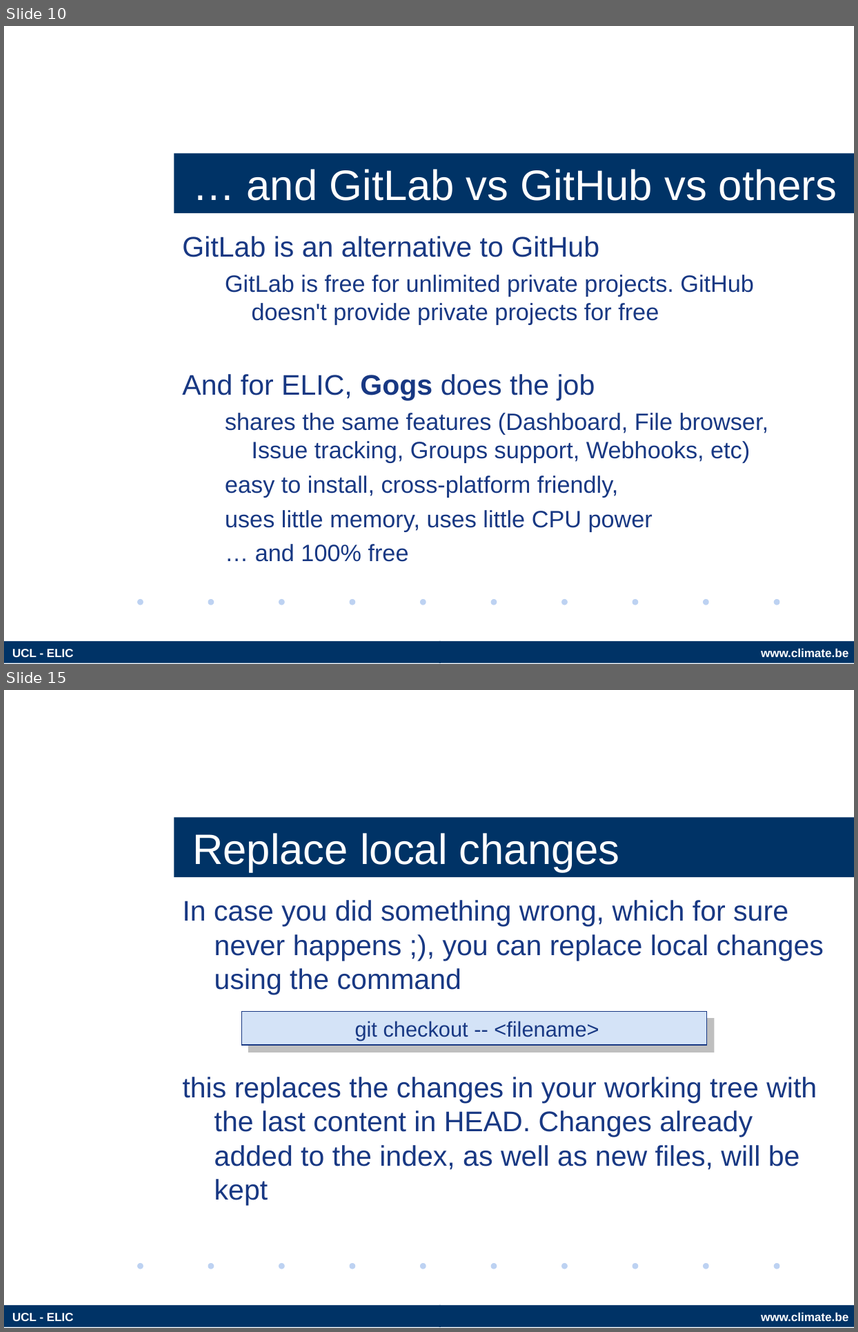
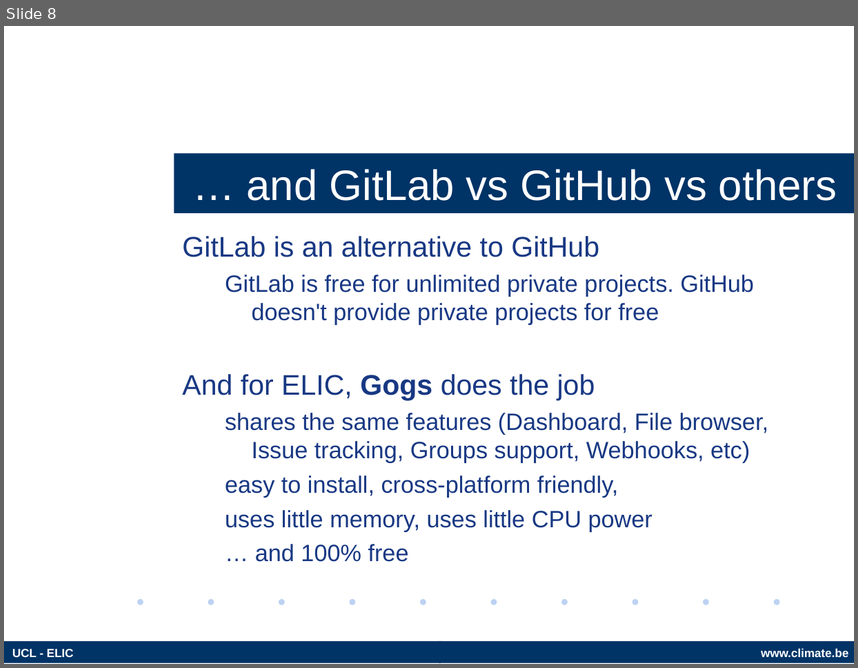
Before and after one commit to fmassonn/Git_Training, a slide deck: slides/Git.odp. Shown one above the other, each under a label of ours: slides 10 and 15 before the commit, slide 8 after it; the slides between them are not shown. The pictures are 858x1332 and 858x668 pixels, drawn with LibreOffice and Linux fonts; fonts in the diff are those of the drawing; background and template pictures are left out. Boxes give left, top, right and bottom in pixels: in the first picture for what was removed or moved away, otherwise in the second. Text is boxed around its words. In the diff, an @@ line names an element or a change of style, - is before the commit and + after.

```diff
--- a/slides/Git.odp
+++ b/slides/Git.odp
@@ slide 15 removed at [4, 690, 854, 1328], background #FFFFFF; not listed: 13 template elements that a slide beside it also shows @@
@@ title removed at [174, 818, 854, 877] @@
-Replace local changes
@@ text removed at [183, 900, 824, 994] @@
-In case you did something wrong, which for sure never happens ;), you can replace local changes using the command
@@ rectangle removed at [242, 1012, 707, 1045] @@
-git checkout -- <filename>
@@ text removed at [183, 1076, 817, 1205] @@
-this replaces the changes in your working tree with the last content in HEAD. Changes already added to the index, as well as new files, will be kept
@@ what was slide 10 is now slide 8 @@
```
Also in this commit, not shown: 4 slides changed, 6 other slides removed, 2 other files.
